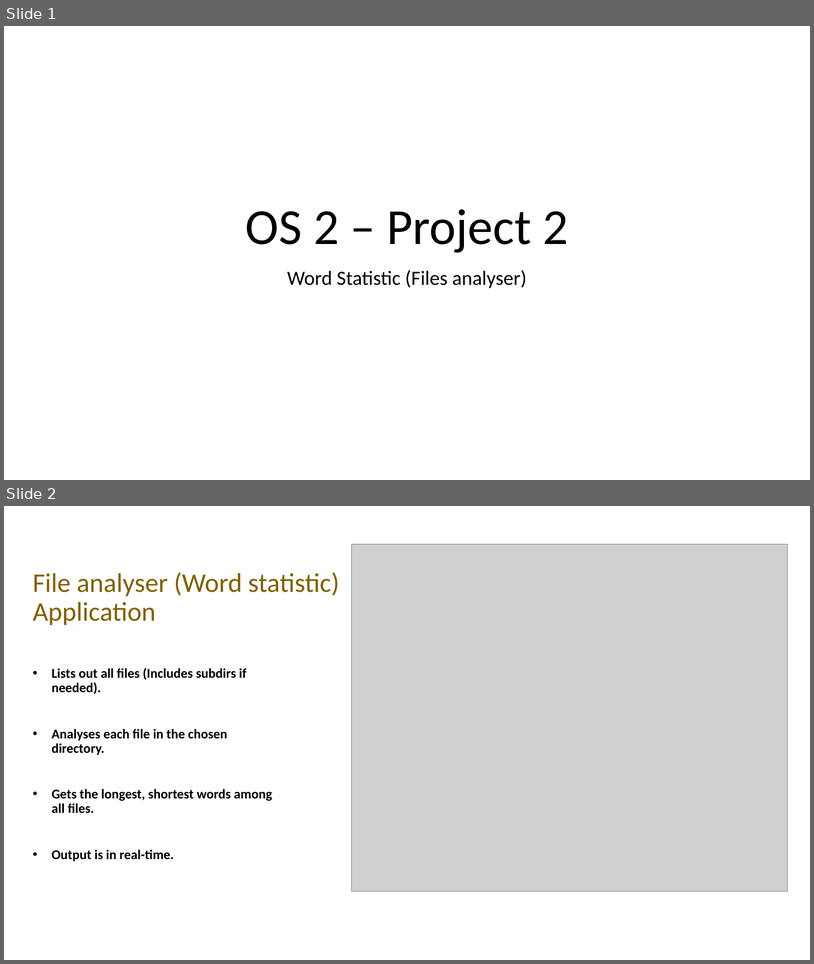
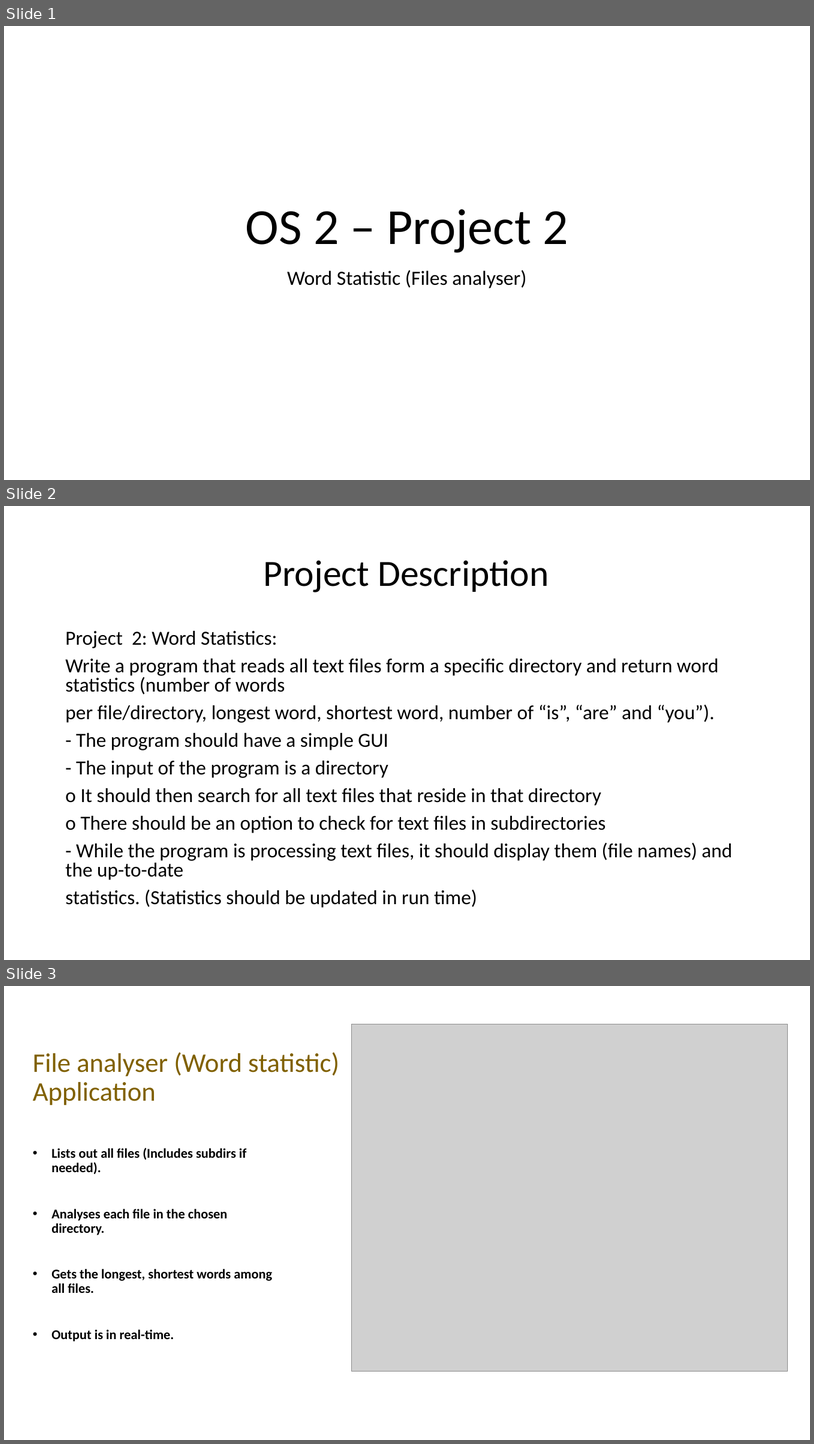
Before and after one commit to bassammmmm/files-analyser, a slide deck: Word Statistic Documentation.pptx. Shown one above the other, each under a label of ours: slides 1 and 2 before the commit, slides 1, 2 and 3 after it. The pictures are 814x964 and 814x1444 pixels, drawn with LibreOffice and Linux fonts; fonts in the diff are those of the drawing; grey boxes stand for pictures. Boxes give left, top, right and bottom in pixels: in the first picture for what was removed or moved away, otherwise in the second. Text is boxed around its words. In the diff, an @@ line names an element or a change of style, - is before the commit and + after.

Commit message:
Powerpoint add-ons

```diff
--- a/Word Statistic Documentation.pptx
+++ b/Word Statistic Documentation.pptx
@@ slide 2 added at bbox=[4, 506, 810, 960], background #FFFFFF @@
@@ title added at bbox=[264, 560, 549, 592], 44 pt, text #000000 @@
+Project Description
@@ text added at bbox=[65, 631, 732, 907], 23.8 pt, text #000000 @@
+Project 2: Word Statistics:
+Write a program that reads all text files form a specific directory and return word statistics (number of words
+per file/directory, longest word, shortest word, number of “is”, “are” and “you”).
+- The program should have a simple GUI
+- The input of the program is a directory
+o It should then search for all text files that reside in that directory
+o There should be an option to check for text files in subdirectories
+- While the program is processing text files, it should display them (file names) and the up-to-date
+statistics. (Statistics should be updated in run time)
@@ what was slide 2 is now slide 3 @@
```
Also in this commit, not shown: 1 other slide added, 2 other files.
